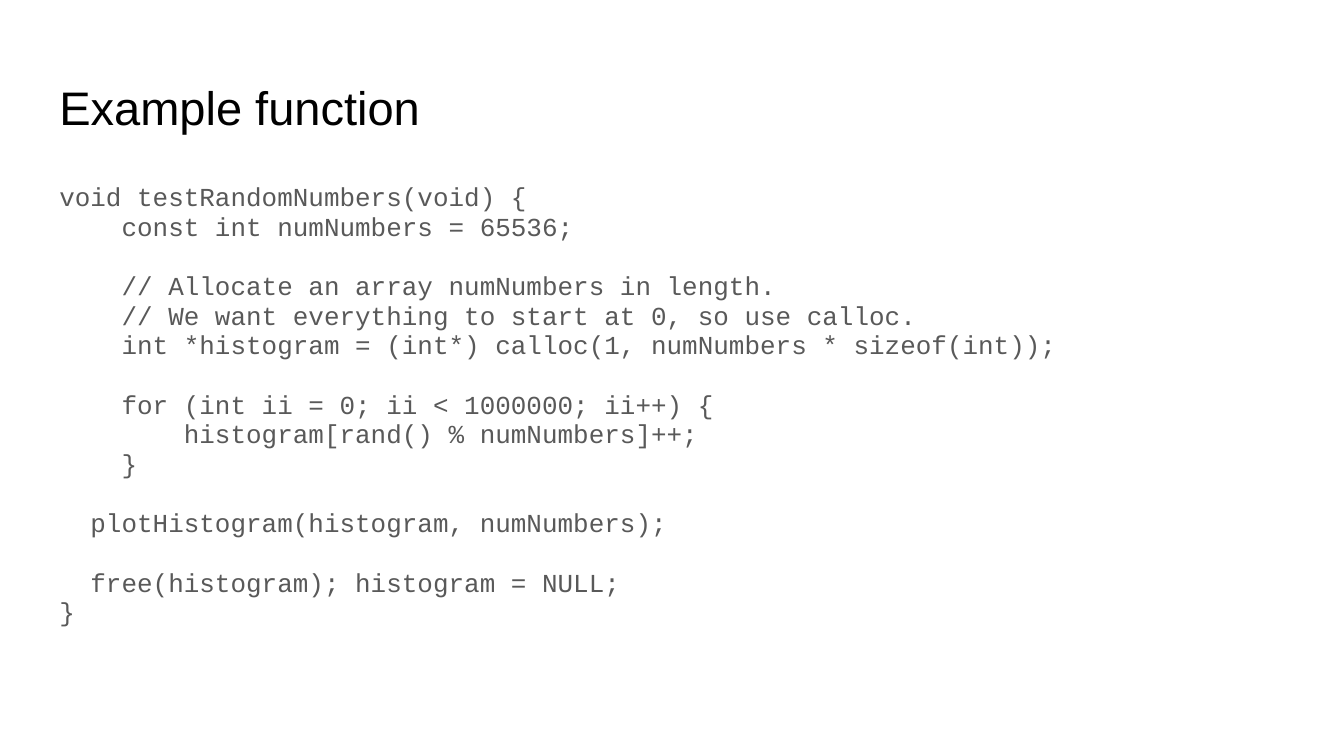
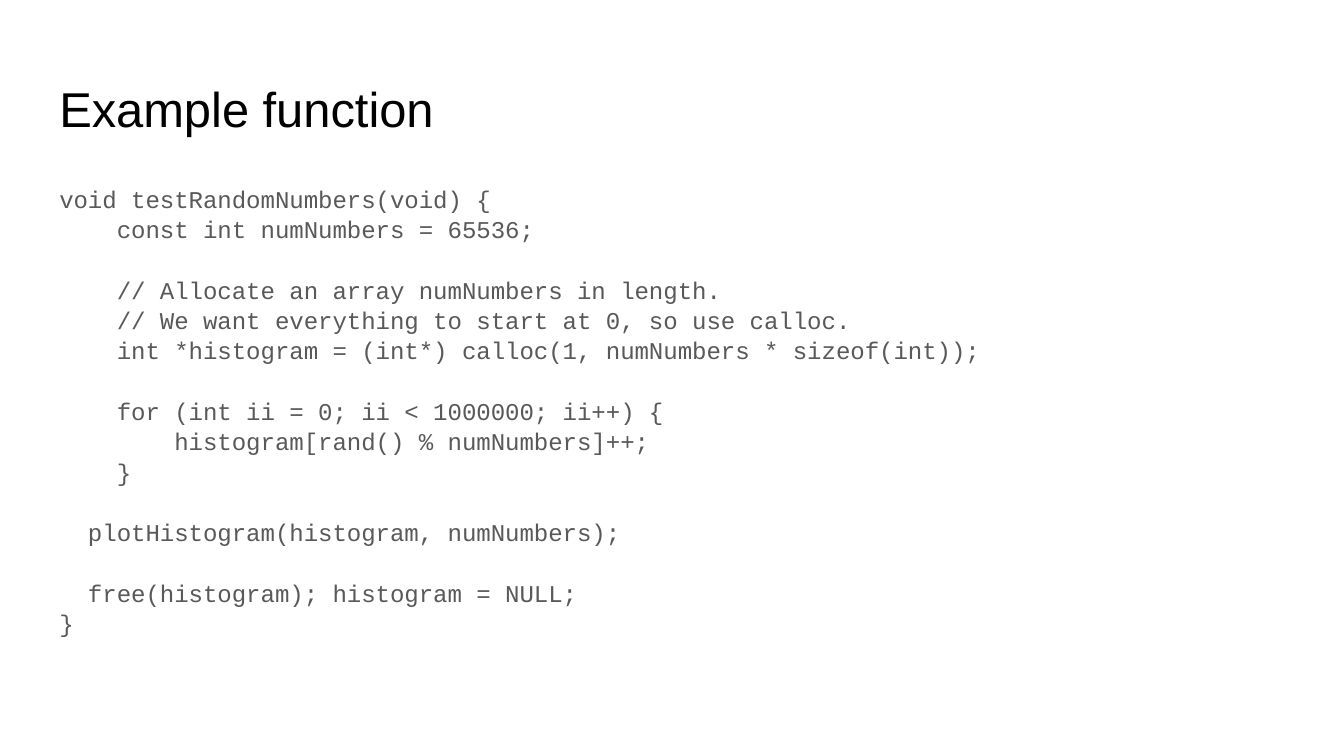
Before and after one commit to brian-card/data-structures, a slide deck: slide 10 of 00 - Dynamic Memory/Dynamic Memory in C.pptx. Drawn at 1344x756 pixels with LibreOffice and Linux fonts; fonts in the diff are those of the drawing. Boxes give left, top, right and bottom in pixels: in the first picture for what was removed or moved away, otherwise in the second. Text is boxed around its words. In the diff, an @@ line names an element or a change of style, - is before the commit and + after.

```diff
--- a/00 - Dynamic Memory/Dynamic Memory in C.pptx
+++ b/00 - Dynamic Memory/Dynamic Memory in C.pptx
@@ title "Example function" at box(59, 91, 434, 137): size 25.2 to 26.2 pt @@
@@ text "void testRandomNumbers(void) {" at box(59, 190, 980, 607): size 13.9 to 12.9 pt; line spacing 0.95 to 1.05 @@
```
Also in this commit, not shown: 10 other slides changed, 1 slide added.
